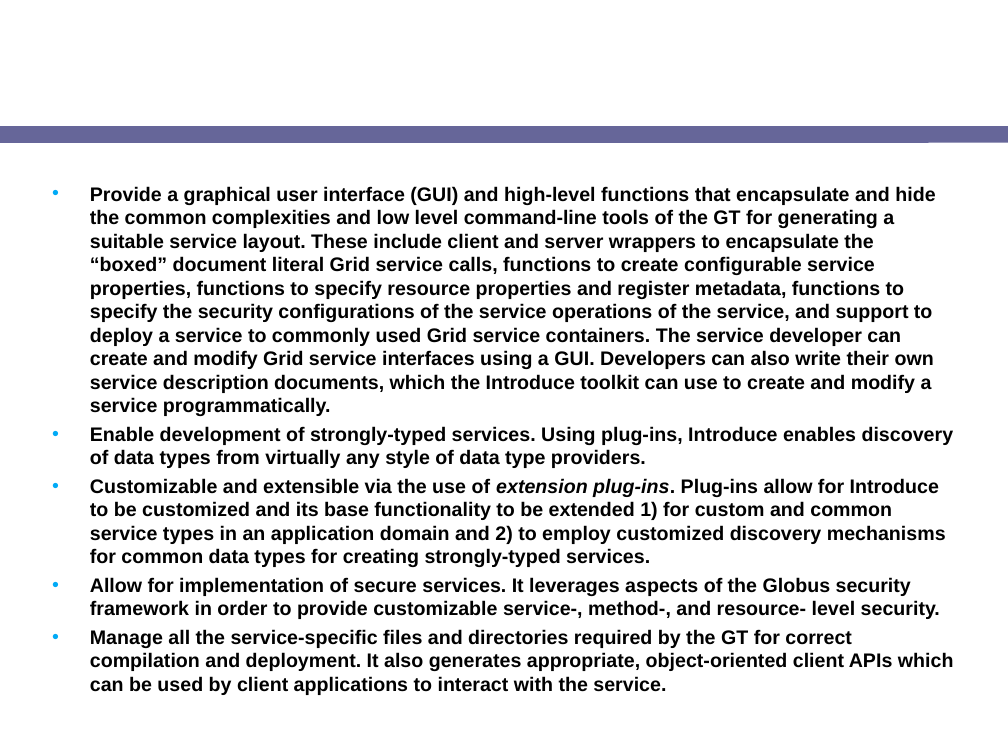
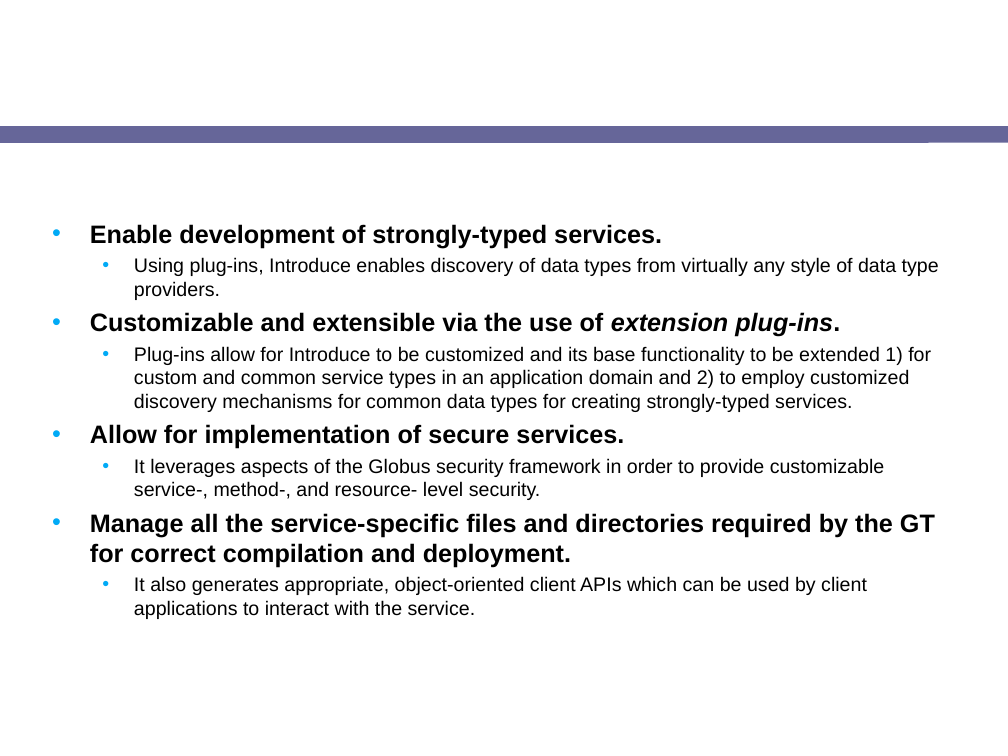
Before and after one commit to NCIP/cagrid-docs, a slide deck: slide 5 of presentations/introduce/Introduce-1.1-OGF-21.ppt (slide 3 before the commit). Drawn at 1008x756 pixels with LibreOffice and Linux fonts; fonts in the diff are those of the drawing; background and template pictures are left out. Boxes give left, top, right and bottom in pixels: in the first picture for what was removed or moved away, otherwise in the second. Text is boxed around its words. In the diff, an @@ line names an element or a change of style, - is before the commit and + after.

```diff
--- a/presentations/introduce/Introduce-1.1-OGF-21.ppt
+++ b/presentations/introduce/Introduce-1.1-OGF-21.ppt
@@ text at [90,224,935,619]: text changed; bold off @@
-• Provide a graphical user interface (GUI) and high-level functions that encapsulate and hide the common complexities and low level command-line tools of the GT for generating a suitable service layout. These include client and server wrappers to encapsulate the “boxed” document literal Grid service calls, functions to create configurable service properties, functions to specify resource properties and register metadata, functions to specify the security configurations of the service operations of the service, and support to deploy a service to commonly used Grid service containers. The service developer can create and modify Grid service interfaces using a GUI. Developers can also write their own service description documents, which the Introduce toolkit can use to create and modify a service programmatically.
-• Enable development of strongly-typed services. Using plug-ins, Introduce enables discovery of data types from virtually any style of data type providers.
-• Customizable and extensible via the use of extension plug-ins. Plug-ins allow for Introduce to be customized and its base functionality to be extended 1) for custom and common service types in an application domain and 2) to employ customized discovery mechanisms for common data types for creating strongly-typed services.
-• Allow for implementation of secure services. It leverages aspects of the Globus security framework in order to provide customizable service-, method-, and resource- level security.
-• Manage all the service-specific files and directories required by the GT for correct compilation and deployment. It also generates appropriate, object-oriented client APIs which can be used by client applications to interact with the service.
+• Enable development of strongly-typed services.
+  • Using plug-ins, Introduce enables discovery of data types from virtually any style of data type providers.
+• Customizable and extensible via the use of extension plug-ins.
+  • Plug-ins allow for Introduce to be customized and its base functionality to be extended 1) for custom and common service types in an application domain and 2) to employ customized discovery mechanisms for common data types for creating strongly-typed services.
+• Allow for implementation of secure services.
+  • It leverages aspects of the Globus security framework in order to provide customizable service-, method-, and resource- level security.
+• Manage all the service-specific files and directories required by the GT for correct compilation and deployment.
+  • It also generates appropriate, object-oriented client APIs which can be used by client applications to interact with the service.
```
Also in this commit, not shown: 2 other slides changed, 2 slides added.
